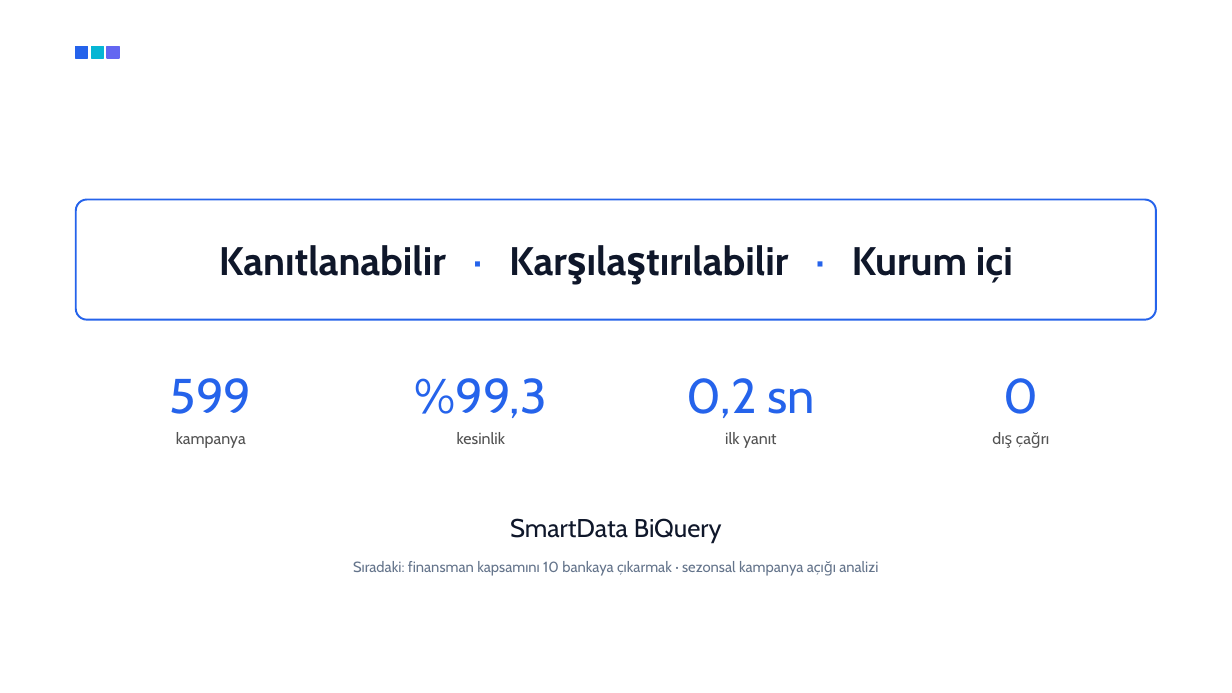
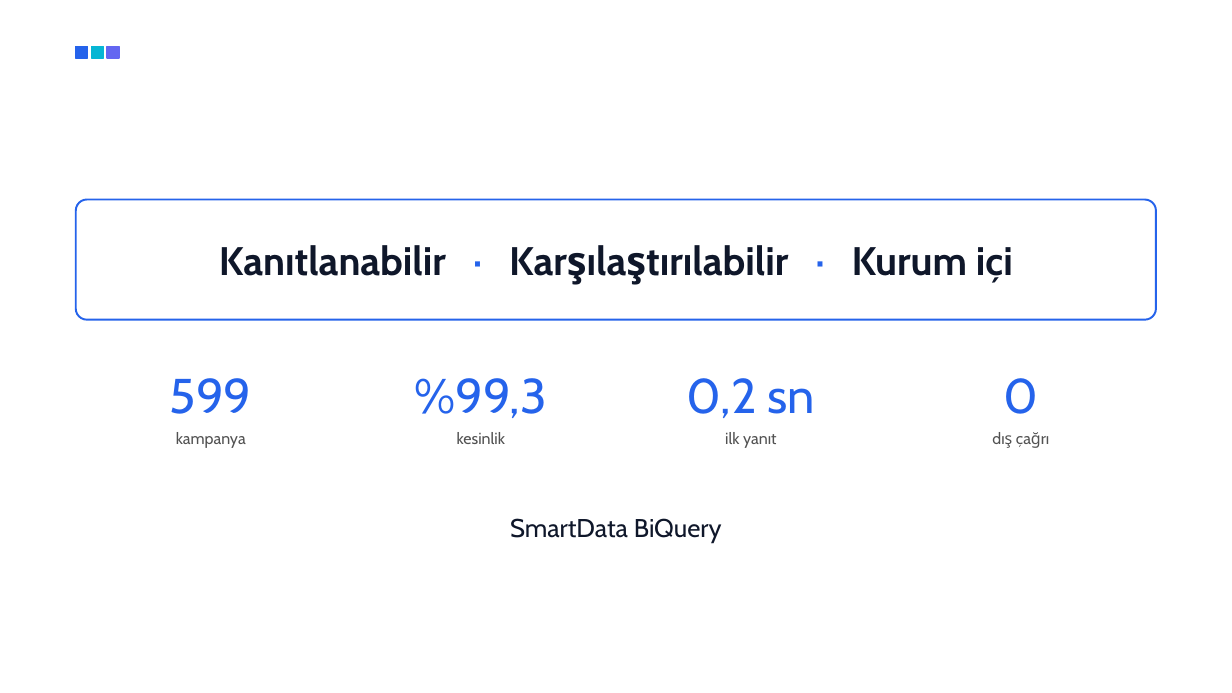
Before and after one commit to SmartData58/Teknofest2026_FinAgent, a slide deck: slide 23 of SmartData-BiQuery-Sunum.pptx (slide 20 before the commit). Drawn at 1232x693 pixels with LibreOffice and Linux fonts; fonts in the diff are those of the drawing; background and template pictures are left out. Boxes give left, top, right and bottom in pixels: in the first picture for what was removed or moved away, otherwise in the second. Text is boxed around its words. In the diff, an @@ line names an element or a change of style, - is before the commit and + after.

```diff
--- a/SmartData-BiQuery-Sunum.pptx
+++ b/SmartData-BiQuery-Sunum.pptx
@@ text removed at (353, 561, 878, 576) @@
-Sıradaki: finansman kapsamını 10 bankaya çıkarmak · sezonsal kampanya açığı analizi
```
Also in this commit, not shown: 2 other slides changed, 3 slides added, 1 slide removed.
